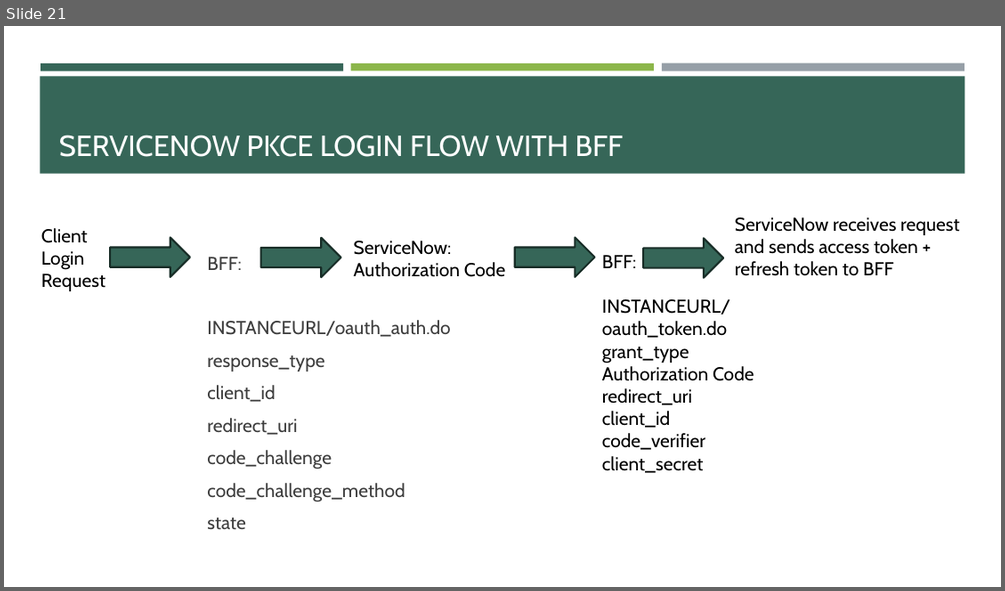
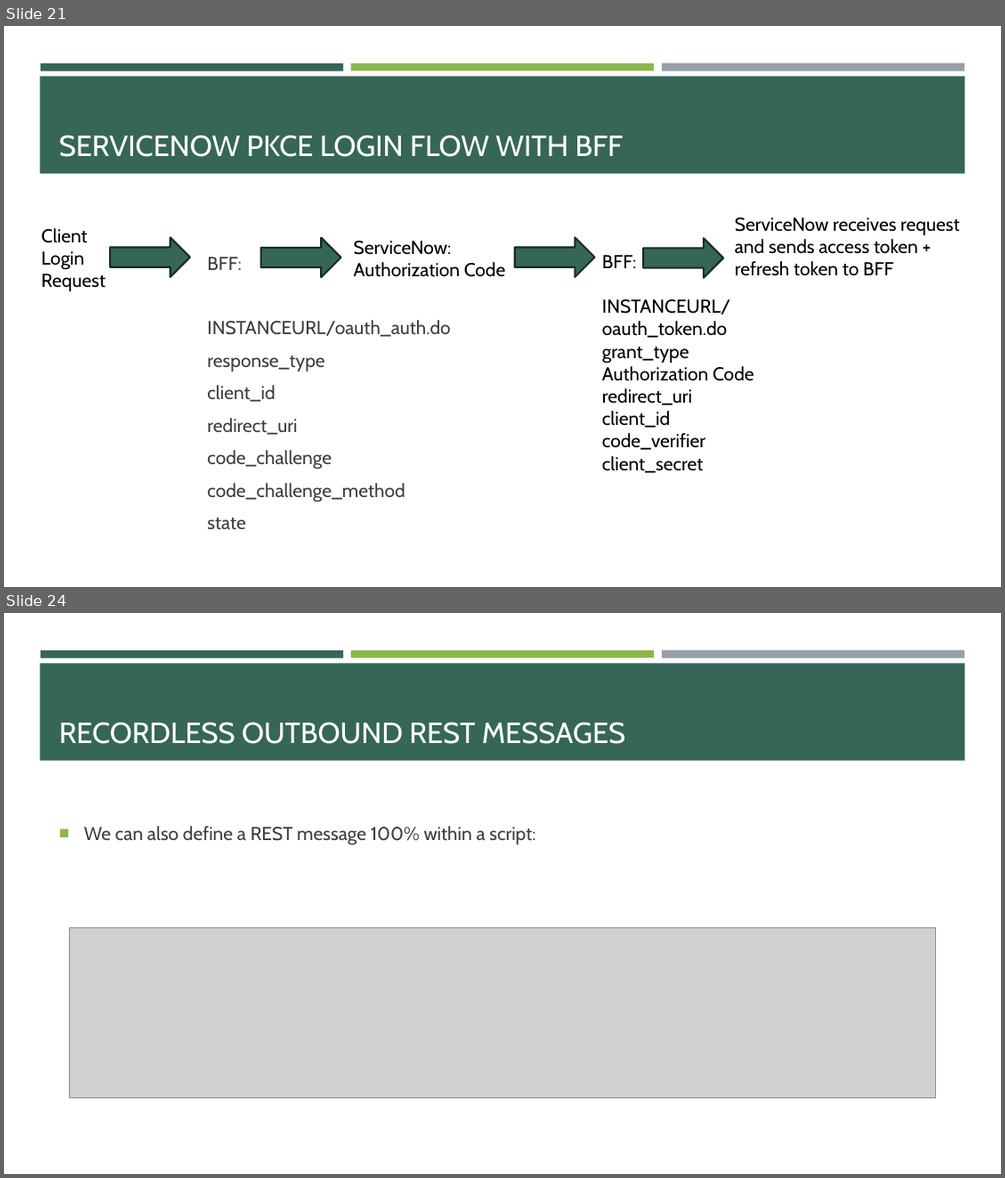
Before and after one commit to e-m-wilson/SNOW, a slide deck: Week_7/Integrations.pptx. Shown one above the other, each under a label of ours: slide 21 before the commit, slides 21 and 24 after it; the slides between them are not shown. The pictures are 1005x591 and 1005x1178 pixels, drawn with LibreOffice and Linux fonts; fonts in the diff are those of the drawing; grey boxes stand for pictures. Boxes give left, top, right and bottom in pixels: in the first picture for what was removed or moved away, otherwise in the second. Text is boxed around its words. In the diff, an @@ line names an element or a change of style, - is before the commit and + after.

```diff
--- a/Week_7/Integrations.pptx
+++ b/Week_7/Integrations.pptx
@@ slide 24 added at (4,613,1001,1174), background #FFFFFF; not listed: 4 template elements that a slide beside it also shows @@
@@ title added at (59,722,625,744), 28 pt, text #FFFFFF @@
+RECORDLESS OUTBOUND REST MESSAGES
@@ text added at (84,826,535,844), 18 pt, text #3D3D3D @@
+■ We can also define a REST message 100% within a script:
@@ picture added at (69,928,937,1097) @@
```
Also in this commit, not shown: 2 slides changed, 3 other slides added, 1 other file.
